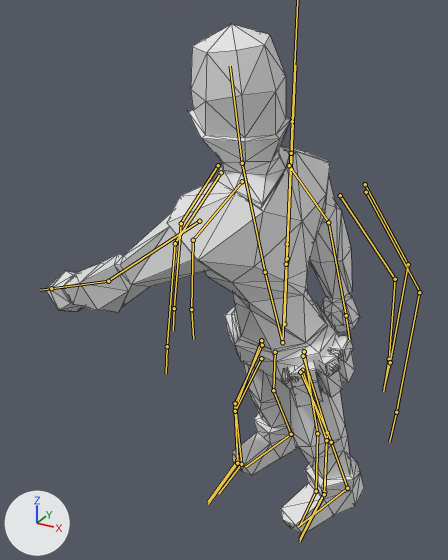
A saved change to the Blender file Animations/RogueBladeLeftAttack.blend.
Camera for both pictures: a camera (50 mm lens) standing at (3.73, -8.91, 8.79) and looking at (-1.19, 0.04, 4.32). The lights are fixed; the arrows at lower left show +X, +Y and +Z. Both versions are drawn at frame 7 of the action 'Armature.000Action.005'; the numbers are the values there. The bones that bend it are drawn over the model as lines. Mesh edges are drawn as thin lines.
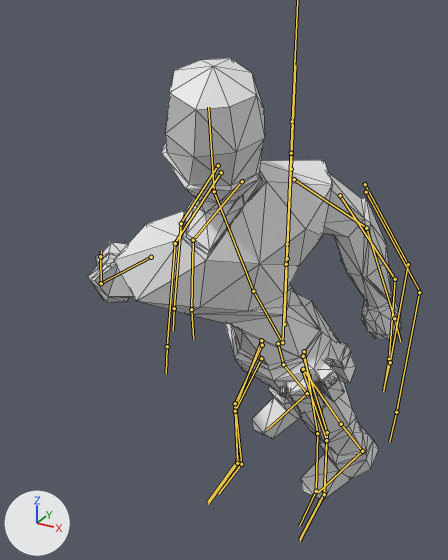
Changed parts and their boxes [x1, y1, x2, y2] in the pictures (448 x 560 px):
'Cube', posed (13% shorter)
    before: [46, 24, 364, 534]
    after: [88, 58, 402, 500]
bone 'Root', root to tip
    before: (282, 342) to (265, 272)
    after: (282, 342) to (253, 291)
bone 'Chest', root to tip
    before: (265, 272) to (242, 163)
    after: (253, 291) to (214, 191)
bone 'Head', root to tip
    before: (242, 163) to (230, 66)
    after: (214, 191) to (208, 107)

The change in detail:
Bone 'Root' (bone_root) turns from (16, -32, 0) to (37, -30, -11) degrees about its own x, y and z.
Bone 'Chest' (bone_chest) turns from (-12, -65, 16) to (-104, -81, 115) degrees about its own x, y and z.
Bone 'Head' (bone_head) turns from (-12, 36, -12) to (-77, 66, -67) degrees about its own x, y and z.
